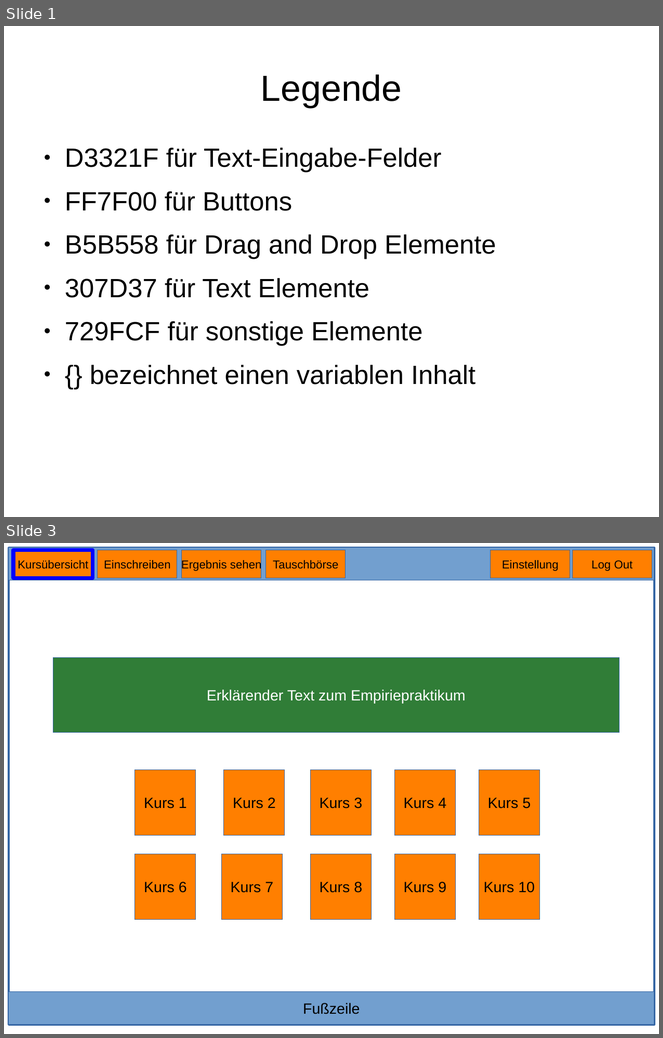
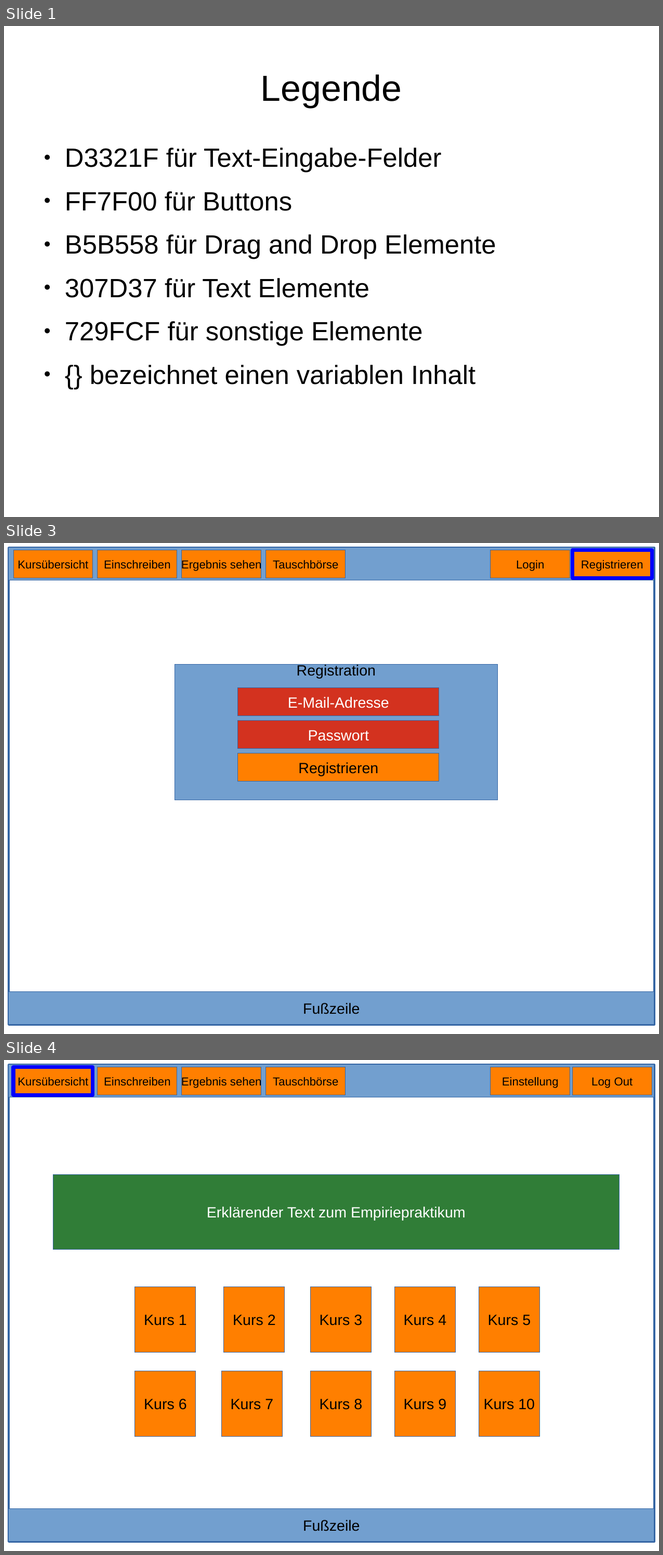
Before and after one commit to BWolfJena/BWolf, a slide deck: Frontend MockUps.odp. Shown one above the other, each under a label of ours: slides 1 and 3 before the commit, slides 1, 3 and 4 after it; the slides between them are not shown. The pictures are 663x1038 and 663x1555 pixels, drawn with LibreOffice and Linux fonts; fonts in the diff are those of the drawing. Boxes give left, top, right and bottom in pixels: in the first picture for what was removed or moved away, otherwise in the second. Text is boxed around its words. In the diff, an @@ line names an element or a change of style, - is before the commit and + after.

```diff
--- a/Frontend MockUps.odp
+++ b/Frontend MockUps.odp
@@ slide 3 added at (4, 543, 659, 1034), background #FFFFFF @@
@@ rectangle added at (9, 548, 655, 1025), outline #3465A4 2.3 pt @@
@@ rectangle added at (9, 548, 655, 580), fill #729FCF, outline #3465A4 0 pt @@
@@ rectangle added at (13, 550, 93, 578), fill #FF7F00, outline #3465A4 0.51 pt, 14 pt, text #000000 @@
+Kursübersicht
@@ rectangle added at (98, 550, 177, 578), fill #FF7F00, outline #3465A4 0 pt, 14 pt, text #000000 @@
+Einschreiben
@@ rectangle added at (182, 550, 261, 578), fill #FF7F00, outline #3465A4 0 pt, 14 pt, text #000000 @@
+Ergebnis sehen
@@ rectangle added at (266, 550, 346, 578), fill #FF7F00, outline #3465A4 0 pt, 14 pt, text #000000 @@
+Tauschbörse
@@ rectangle added at (491, 550, 571, 578), fill #FF7F00, outline #3465A4 0 pt, 14 pt, text #000000 @@
+Login
@@ rectangle added at (573, 550, 652, 578), fill #FF7F00, outline #0000FF 4.51 pt, 14 pt, text #000000 @@
+Registrieren
@@ rectangle added at (175, 665, 497, 800), fill #729FCF, outline #3465A4 0 pt, 18 pt, text #000000 @@
+Registration
@@ rectangle added at (238, 688, 440, 716), fill #D3321F, outline #3465A4 0 pt, 18 pt, text #FFFFFF @@
+E-Mail-Adresse
@@ rectangle added at (238, 721, 440, 749), fill #D3321F, outline #3465A4 0 pt, 18 pt, text #FFFFFF @@
+Passwort
@@ rectangle added at (238, 754, 440, 781), fill #FF7F00, outline #3465A4 0 pt, 18 pt, text #000000 @@
+Registrieren
@@ rectangle added at (9, 992, 655, 1025), fill #729FCF, outline #3465A4 0 pt, 18 pt, text #000000 @@
+Fußzeile
@@ what was slide 3 is now slide 4 @@
```
Also in this commit, not shown: 1 slide changed.
